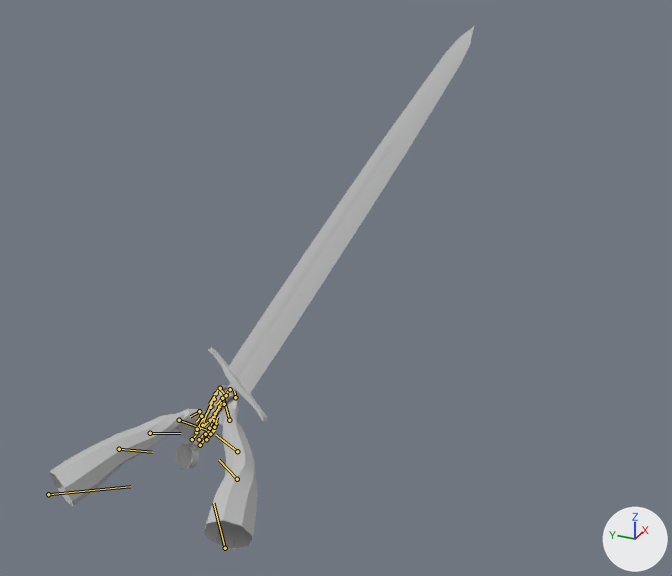
Renders of the FBX model Assets/HAND/Rework/Animations/tanda2/Parry01.fbx from each side of a commit.
Both versions are drawn from a 50 mm camera at (-0.29, -0.207, 0.36) aimed at (0.017, -0.068, 0.207). Every picture has the same lights, and +X, +Y and +Z are marked at lower right. The first picture is the older version. Both versions are drawn at frame 145 of the action 'Parry01'; the numbers are the values there. The bones that change, and the others that lie on the model, are drawn over the model as lines.
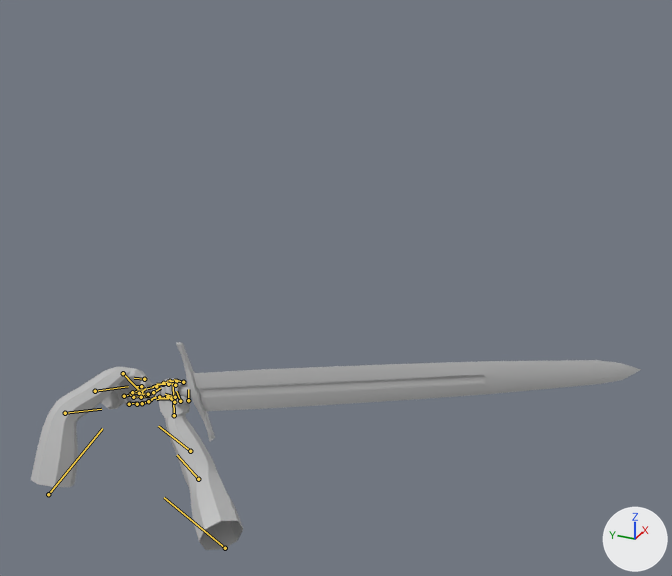
Commit message: Update parry

Where the change shows, as pixel boxes (x1, y1, x2, y2) in the pictures (672 x 576 px):
'Espada_medieval:Espada3', posed (81% wider, 77% shorter): before (176, 27, 474, 468); after (101, 342, 641, 442)
'polySurface2', posed (26% narrower, 23% taller): before (49, 409, 218, 506); after (31, 367, 155, 487)
'polySurface1', posed (62% wider): before (204, 385, 258, 549); after (155, 378, 243, 550)
bone 'Shoulder_L', root to tip: before (48, 494) to (130, 486); after (48, 494) to (102, 428)
bone 'Elbow_L', root to tip: before (119, 449) to (152, 452); after (65, 413) to (101, 409)
bone 'joint37', root to tip: before (150, 433) to (181, 433); after (95, 391) to (128, 386)
bone 'Hand_L', root to tip: before (179, 420) to (206, 430); after (123, 373) to (143, 395)
bone 'Shoulder_R', root to tip: before (225, 548) to (213, 503); after (225, 548) to (164, 497)
bone 'Hand_R', root to tip: before (229, 420) to (223, 398); after (174, 415) to (173, 383)

The edits, one by one:
Bone 'Shoulder_L' (bone_shoulder_l) turns from (64, 42, 131) to (27, 42, 149) degrees about its own x, y and z.
Bone 'Elbow_L' (bone_elbow_l) turns from (9, 11, -4) to (47, 4, 2) degrees about its own x, y and z.
Bone 'joint37' (bone_joint37) turns from (-6, 13, 7) to (-3, 11, 5) degrees about its own x, y and z.
Bone 'Hand_L' (bone_hand_l) turns from (-12, -76, -39) to (-5, -52, -83) degrees about its own x, y and z.
Bone 'Shoulder_R' (bone_shoulder_r) turns from (-54, -40, 123) to (-74, 12, 105) degrees about its own x, y and z.
Bone 'Hand_R' (bone_hand_r) turns from (19, 67, 14) to (-34, 23, -3) degrees about its own x, y and z.
